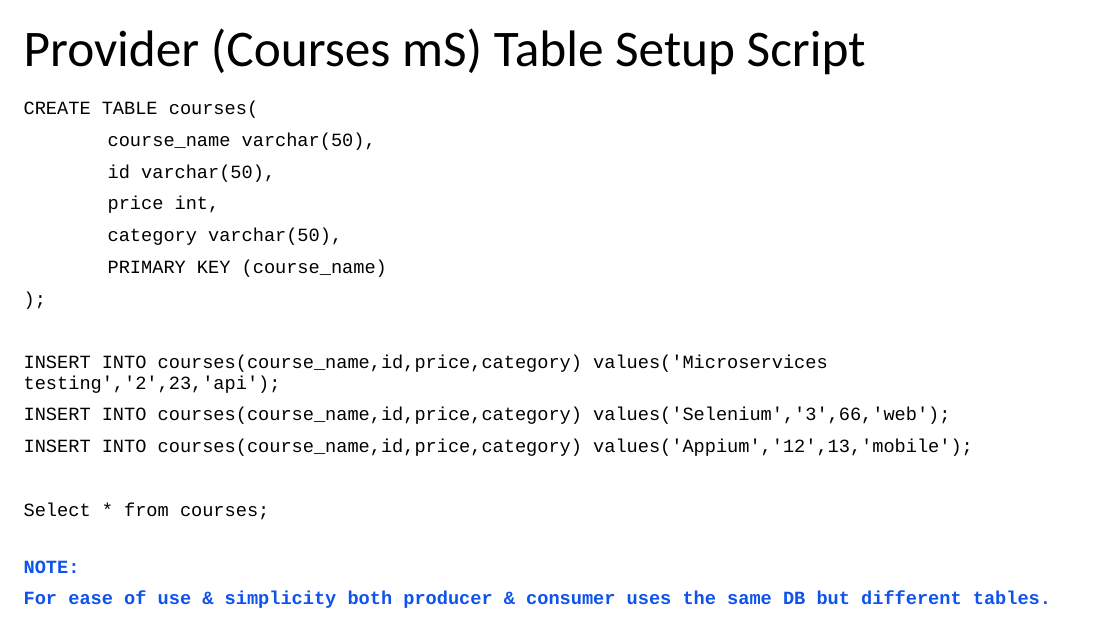
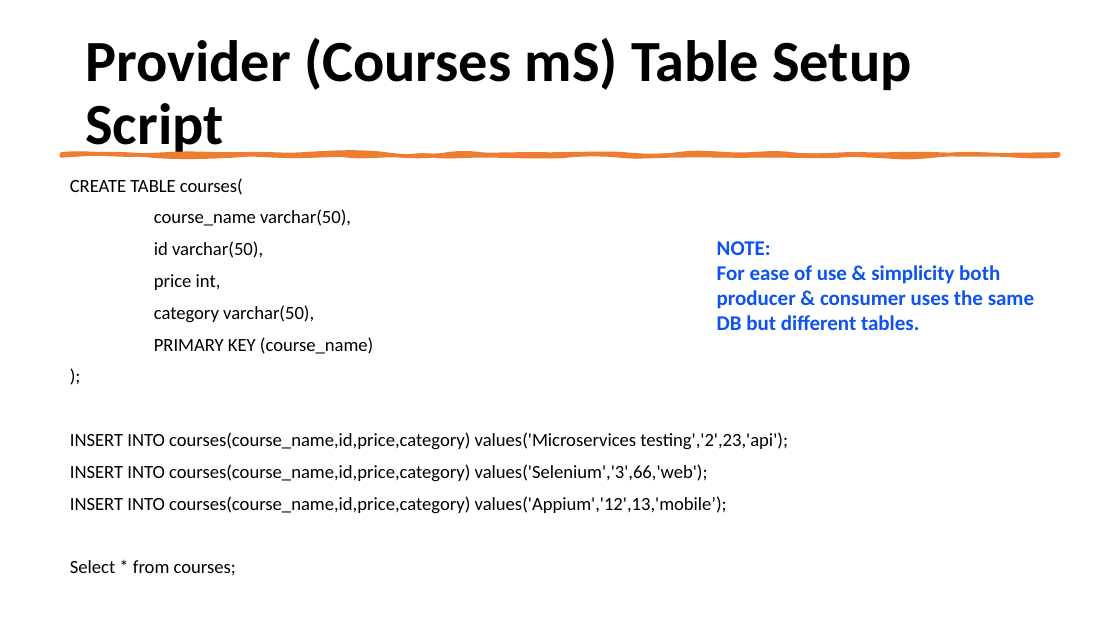
Before and after one commit to Kiranmoy/SpringBootRestService, a slide deck: slide 19 of setup-guide/Hands-on Pact.pptx (slide 11 before the commit). Drawn at 1120x630 pixels with LibreOffice and Linux fonts; fonts in the diff are those of the drawing. Boxes give left, top, right and bottom in pixels: in the first picture for what was removed or moved away, otherwise in the second. Text is boxed around its words. In the diff, an @@ line names an element or a change of style, - is before the commit and + after.

Commit message:
finalized PPT design and completed session 1 & 2 slides

```diff
--- a/setup-guide/Hands-on Pact.pptx
+++ b/setup-guide/Hands-on Pact.pptx
@@ title "Provider (Courses mS) Table Setup ...": place and size @@
-title "Provider (Courses mS) Table Setup ..." at box(24, 28, 866, 75)
+title "Provider (Courses mS) Table Setup ..." at box(85, 38, 911, 158)
@@ title "Provider (Courses mS) Table Setup ..." at box(85, 38, 911, 158): size 44 to 50 pt, bold on @@
@@ text "CREATE TABLE courses(": place and size @@
-text "CREATE TABLE courses(" at box(24, 101, 1051, 608)
+text "CREATE TABLE courses(" at box(70, 178, 788, 575)
@@ freeform shape added at box(61, 154, 1059, 155), fill #ED7D31, outline #ED7D31 3.25 pt @@
@@ text at box(70, 178, 788, 575): font Courier New to Calibri in "CREATE TABLE courses(", "course_name varchar(50),", "id varchar(50),", "price int," and 6 more places @@
@@ text added at box(717, 241, 1034, 330), 18 pt, text #0E53EC, bold @@
+NOTE:
+For ease of use & simplicity both producer & consumer uses the same DB but different tables.
@@ text at box(70, 496, 727, 514): text changed; font Courier New to Calibri @@
-INSERT INTO courses(course_name,id,price,category) values('Appium','12',13,'mobile');
+INSERT INTO courses(course_name,id,price,category) values('Appium','12',13,'mobile’);
@@ text at box(24, 560, 1051, 608): paragraphs removed @@
-NOTE:
-For ease of use & simplicity both producer & consumer uses the same DB but different tables.
```
Also in this commit, not shown: 9 other slides changed, 15 slides added, 2 slides removed.
